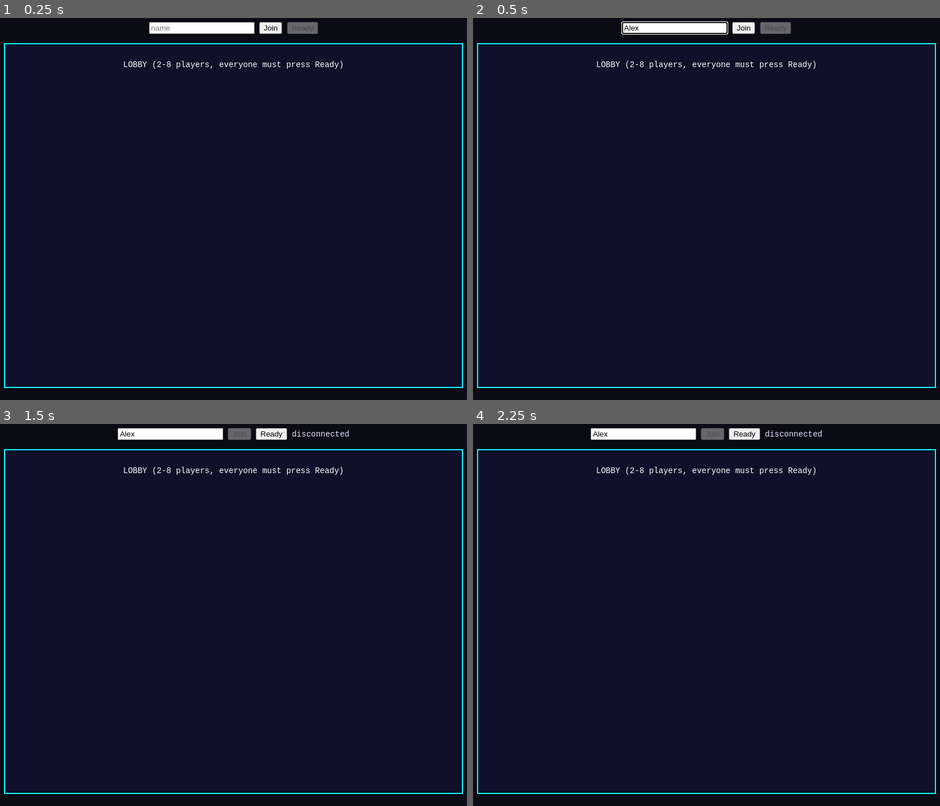
Above: before the commit, frames 1-4 (two rows, left to right).
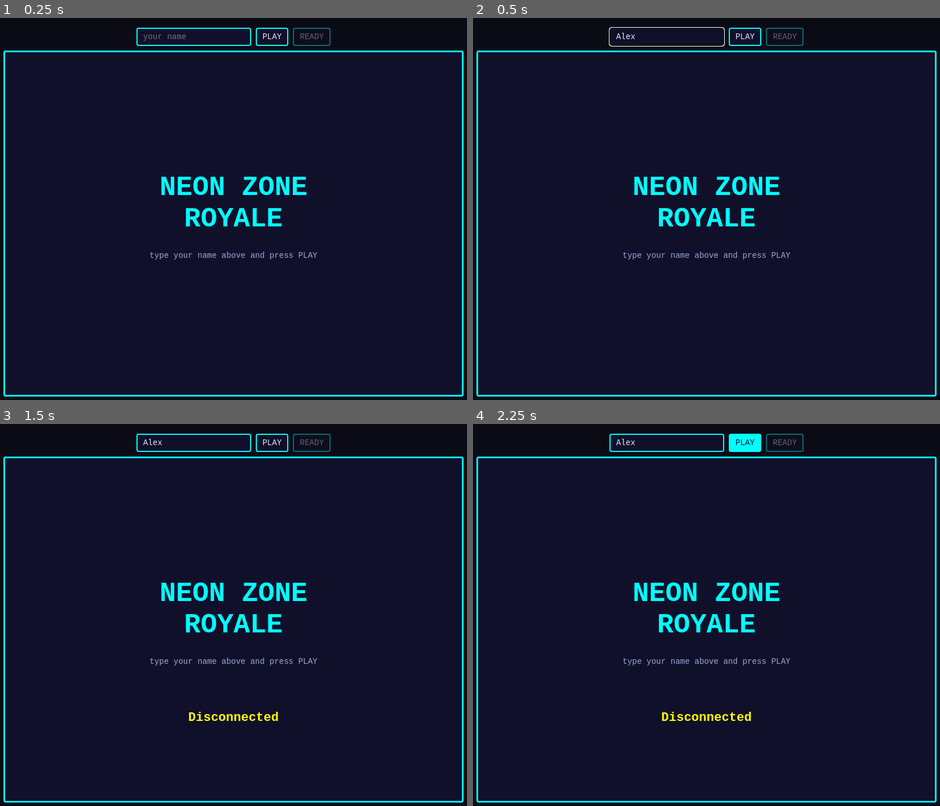
Above: after the commit, the same moments.

Repository: saidbro08/Team-1-game-
Game: browser game, page client/index.html
Same seed, same stepped clock (60 frames per second), same inputs: the game is played once before the commit and once after it.
Inputs (mouse positions are in pixels of both pictures, inside the frame that each line leads up to; where the layout moved, square brackets give the same spot in the first picture):
- Up to frame 1 (0.25 s): no input
- Up to frame 2 (0.5 s): click (664, 37) [673, 29] at 0.27 s; type "Alex" at 0.27 s
- Up to frame 3 (1.5 s): click "Join" (after the commit: "PLAY") at 0.52 s; hold D from 1.03 s (still down); click (233, 664) [233, 657] at 1.07 s; tap Space at 1.1 s
- Up to frame 4 (2.25 s): release D at 1.53 s; hold S 1.58-1.85 s; tap Space at 1.6, 2.1 s; click (613, 595) [613, 588] at 1.67 s; hold A from 1.9 s (still down); click (743, 443) at 2.02 s, where only the run after the commit has a clickable "PLAY"

The runs differ from the first frame. In frame 1, 4.8% of the frame differs, in the area x 0-100%, y 1-100%; in frame 2, 4.8%; in frame 3, 5.1%; in frame 4, 5.2%.

Commit message:
Update index.html

Diff:
--- a/client/index.html
+++ b/client/index.html
@@ -1,27 +1,84 @@
 <!doctype html>
 <meta charset="utf-8"><title>Neon Zone Royale</title>
 <style>
-  body{margin:0;background:#0b0b16;color:#e6e6ff;font:14px monospace;text-align:center}
-  canvas{background:#10102a;border:2px solid #0ff;margin-top:8px}
-  #ui{margin:8px}
+  @font-face { font-family: ui-mono; src: local(monospace); }
+  body{margin:0;background:#0b0b16;color:#e6e6ff;font-family:'Courier New',monospace;text-align:center}
+  #wrap{display:inline-block;margin-top:10px}
+  canvas{background:#10102a;border:3px solid #0ff;border-radius:4px;image-rendering:pixelated}
+  #ui{margin:8px;display:flex;gap:8px;justify-content:center;align-items:center}
+  input,button{font-family:inherit;font-size:14px;padding:6px 10px;border-radius:4px;border:2px solid #0ff;background:#10102a;color:#e6e6ff}
+  button{cursor:pointer}
+  button:hover:not(:disabled){background:#0ff;color:#10102a}
+  button:disabled{opacity:.4;cursor:default}
 </style>
-<div id="ui"><input id="nameIn" placeholder="name"> <button id="joinBtn">Join</button> <button id="readyBtn" disabled>Ready</button> <span id="info"></span></div>
-<canvas id="c" width="800" height="600"></canvas>
+<div id="wrap">
+  <div id="ui">
+    <input id="nameIn" placeholder="your name" maxlength="16">
+    <button id="joinBtn">PLAY</button>
+    <button id="readyBtn" disabled>READY</button>
+  </div>
+  <canvas id="c" width="800" height="600"></canvas>
+</div>
 <script>
-const S = 0.5; // map 1600x1200 -> canvas 800x600
+const S = 0.5; // world 1600x1200 -> canvas 800x600
 const c = document.getElementById('c'), g = c.getContext('2d');
-let ws, me = null, snap = null, lobby = [], isReady = false, state = 'lobby', msg = '', firing = false, angle = 0;
+g.imageSmoothingEnabled = false;
+let ws, me = null, snap = null, lobby = [], isReady = false, state = 'menu', msg = '', firing = false, angle = 0;
 const keys = {}; let lastMove = '';
 const send = (command, data = {}) => ws && ws.readyState === 1 && ws.send(JSON.stringify({ command, ts: Date.now(), data }));
 
+// ---------- pixel-art sprites (drawn in code, no external images) ----------
+// 8 x 12 grid: . transparent, B = body, S = skin/face, E = eye/visor
+const SPRITE_ROWS = [
+  "..BBBB..",
+  ".BBBBBB.",
+  ".BSSSSB.",
+  ".BSEESB.",
+  ".BSSSSB.",
+  "..BBBB..",
+  "...BB...",
+  "..BBBB..",
+  ".BBBBBB.",
+  ".B.BB.B.",
+  ".B.BB.B.",
+  "...BB...",
+];
+function buildSprite(bodyColor, skinColor, eyeColor) {
+  const w = SPRITE_ROWS[0].length, h = SPRITE_ROWS.length, px = 4; // 4px per pixel-art cell
+  const off = document.createElement('canvas');
+  off.width = w * px; off.height = h * px;
+  const octx = off.getContext('2d');
+  for (let y = 0; y < h; y++) for (let x = 0; x < w; x++) {
+    const ch = SPRITE_ROWS[y][x];
+    if (ch === '.') continue;
+    octx.fillStyle = ch === 'B' ? bodyColor : ch === 'S' ? skinColor : eyeColor;
+    octx.fillRect(x * px, y * px, px, px);
+  }
+  return off;
+}
+const spriteMe = buildSprite('#17e06b', '#e8ffe8', '#0a3');
+const spriteOther = buildSprite('#ff3b7f', '#ffe8f0', '#700');
+const SPR_W = SPRITE_ROWS[0].length * 4, SPR_H = SPRITE_ROWS.length * 4;
+
+// ---------- pixel ground tile (checkerboard, built once) ----------
+const tile = document.createElement('canvas'); tile.width = 32; tile.height = 32;
+{ const tx = tile.getContext('2d');
+  tx.fillStyle = '#141432'; tx.fillRect(0, 0, 32, 32);
+  tx.fillStyle = '#1a1a3c'; tx.fillRect(0, 0, 16, 16); tx.fillRect(16, 16, 16, 16);
+  tx.strokeStyle = '#22224a'; tx.strokeRect(0, 0, 32, 32); }
+const groundPattern = g.createPattern(tile, 'repeat');
+
 joinBtn.onclick = () => {
+  const name = nameIn.value.trim();
+  if (!name) { nameIn.focus(); return; }
   ws = new WebSocket((location.protocol === 'https:' ? 'wss://' : 'ws://') + location.host);
-  ws.onopen = () => send('join_game', { name: nameIn.value || 'player' });
+  ws.onopen = () => send('join_game', { name });
   ws.onmessage = e => on(JSON.parse(e.data));
-  ws.onclose = () => info.textContent = 'disconnected';
-  joinBtn.disabled = true; readyBtn.disabled = false;
+  ws.onclose = () => { msg = 'Disconnected'; state = 'menu'; joinBtn.disabled = false; readyBtn.disabled = true; };
+  joinBtn.disabled = true; readyBtn.disabled = false; nameIn.disabled = true;
+  state = 'lobby';
 };
-readyBtn.onclick = () => { isReady = !isReady; send('set_ready', { ready: isReady }); };
+readyBtn.onclick = () => { isReady = !isReady; readyBtn.textContent = isReady ? 'CANCEL' : 'READY'; send('set_ready', { ready: isReady }); };
 
 function on({ event, data }) {
   if (event === 'player_welcomed') me = data.playerId;
@@ -30,7 +87,7 @@
   else if (event === 'state_updated') snap = data;
   else if (event === 'player_eliminated' && data.victimId === me) msg = `You were eliminated (#${data.placement})`;
   else if (event === 'match_ended') {
-    state = 'lobby'; isReady = false;
+    state = 'lobby'; isReady = false; readyBtn.textContent = 'READY';
     const w = data.results.find(r => r.id === data.winnerId);
     msg = data.winnerId === me ? 'YOU WIN!' : `Winner: ${w ? w.name : '-'}`;
   } else if (event === 'command_rejected') msg = data.message;
@@ -50,27 +107,60 @@
 addEventListener('mouseup', () => firing = false);
 setInterval(() => firing && state === 'play' && send('fire_weapon', { angle }), 100);
 
+function drawGround() {
+  g.fillStyle = groundPattern; g.fillRect(0, 0, 800, 600);
+}
+
 function draw() {
   g.clearRect(0, 0, 800, 600);
-  g.textAlign = 'center'; g.font = '14px monospace';
-  if (snap && state === 'play') {
+  g.textAlign = 'center';
+
+  if (state === 'menu') {
+    g.fillStyle = '#10102a'; g.fillRect(0, 0, 800, 600);
+    g.fillStyle = '#0ff'; g.font = 'bold 48px monospace';
+    g.fillText('NEON ZONE', 400, 250);
+    g.fillText('ROYALE', 400, 305);
+    g.font = '14px monospace'; g.fillStyle = '#9ad';
+    g.fillText('type your name above and press PLAY', 400, 360);
+  } else if (state === 'lobby') {
+    drawGround();
+    g.font = 'bold 20px monospace'; g.fillStyle = '#0ff';
+    g.fillText('LOBBY', 400, 50);
+    g.font = '13px monospace'; g.fillStyle = '#9ad';
+    g.fillText('2-8 players \u2013 everyone must press READY', 400, 75);
+    g.font = '15px monospace';
+    lobby.forEach((p, i) => {
+      g.fillStyle = p.ready ? '#17e06b' : '#fff';
+      g.fillText(`${p.name}  ${p.ready ? '[READY]' : '...'}`, 400, 120 + i * 24);
+    });
+  } else if (state === 'play' && snap) {
+    drawGround();
     g.strokeStyle = '#0ff'; g.lineWidth = 3; g.beginPath();
     g.arc(snap.zone.cx * S, snap.zone.cy * S, snap.zone.r * S, 0, Math.PI * 2); g.stroke();
+
     g.fillStyle = '#ff0'; snap.bullets.forEach(b => g.fillRect(b.x * S - 2, b.y * S - 2, 4, 4));
+
     snap.players.filter(p => p.alive).forEach(p => {
-      g.fillStyle = p.id === me ? '#3f6' : '#f5a';
-      g.beginPath(); g.arc(p.x * S, p.y * S, 7, 0, Math.PI * 2); g.fill();
-      g.fillRect(p.x * S - 12, p.y * S - 16, 24 * p.hp / 100, 3);
-      g.fillStyle = '#fff'; g.fillText(p.name, p.x * S, p.y * S - 20);
+      const img = p.id === me ? spriteMe : spriteOther;
+      g.save();
+      g.translate(p.x * S, p.y * S);
+      g.rotate(p.angle || 0);
+      g.drawImage(img, -SPR_W / 2, -SPR_H / 2);
+      g.restore();
+      g.fillStyle = '#300'; g.fillRect(p.x * S - 13, p.y * S - SPR_H / 2 - 9, 26, 4);
+      g.fillStyle = p.hp > 40 ? '#17e06b' : '#f33'; g.fillRect(p.x * S - 12, p.y * S - SPR_H / 2 - 8, 24 * p.hp / 100, 2);
+      g.fillStyle = '#fff'; g.font = '11px monospace'; g.fillText(p.name, p.x * S, p.y * S - SPR_H / 2 - 14);
     });
-    g.textAlign = 'left'; g.fillStyle = '#fff'; g.fillText(`Alive: ${snap.alive}`, 10, 20);
+
+    g.textAlign = 'left'; g.fillStyle = '#fff'; g.font = '14px monospace';
+    g.fillText(`Alive: ${snap.alive}`, 10, 22);
     g.textAlign = 'center';
-  } else {
-    g.fillStyle = '#fff';
-    g.fillText('LOBBY (2-8 players, everyone must press Ready)', 400, 40);
-    lobby.forEach((p, i) => g.fillText(`${p.name} ${p.ready ? '[READY]' : ''}`, 400, 80 + i * 22));
   }
-  if (msg) { g.font = '24px monospace'; g.fillStyle = '#ff0'; g.fillText(msg, 400, 300); }
+
+  if (msg) {
+    g.font = 'bold 22px monospace'; g.fillStyle = '#ff0';
+    g.fillText(msg, 400, state === 'play' ? 300 : 460);
+  }
   requestAnimationFrame(draw);
 }
 draw();
